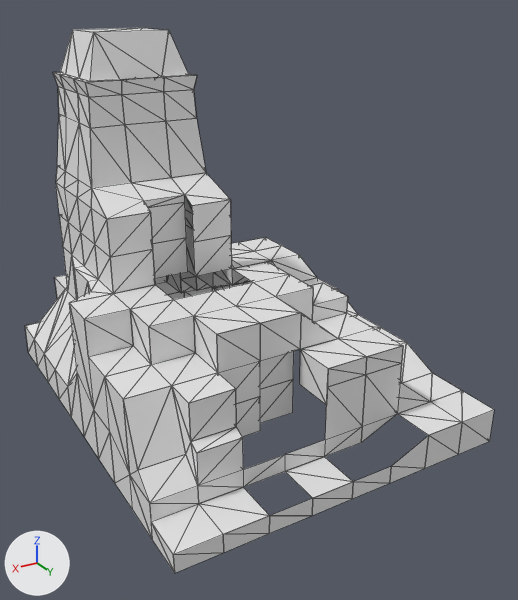
The Blender file client/models/maps/map103.blend: old version first, new version second.
The view is the same before and after, from a 50 mm camera at (3.306, 5.402, 2.565) aimed at (1.055, 1.65, 0.689). Arrows for +X, +Y and +Z are at lower left; the lights stay in place. Mesh edges are drawn as thin lines.

Names of what the first picture shows: 'map103'.
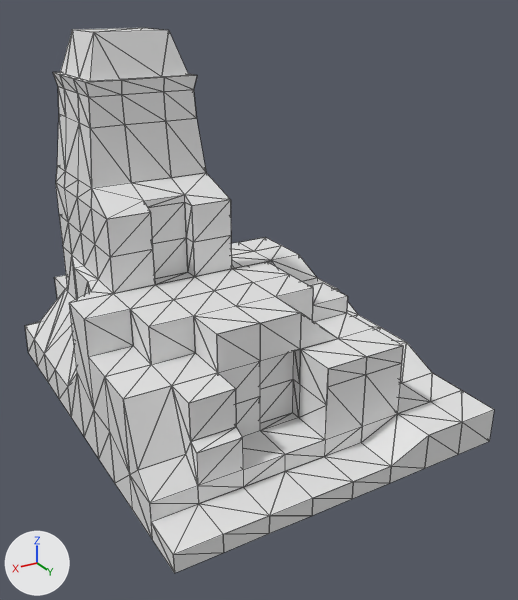
The edits, one by one:
me_map103 is used by ob_map103; location (0.0, 0.0, 0.0); scale (0.01, 0.01, 0.01).
me_map103 had 1815 vertices, 605 faces and spanned x 0.0..224.0, y 0.0..280.0, z -12.0..234.0.
me_map103 now has 1908 vertices, 636 faces and spans x 0.0..224.0, y 0.0..280.0, z -12.0..234.0.
me_map103 part 1: the loose piece of 3 vertices spanning x 112.0..140.0, y 252.0..280.0, z 0.0 is copied, and the copy is moved by (0.0, -28.0, 12.0); it spans x 112.0..140.0, y 224.0..252.0, z 12.0.
me_map103 part 2: the loose piece of 3 vertices spanning x 112.0..140.0, y 252.0..280.0, z 0.0 is copied, and the copy is moved by (0.0, -28.0, 12.0); it spans x 112.0..140.0, y 224.0..252.0, z 12.0.
me_map103 part 3: the loose piece of 3 vertices spanning x 140.0..168.0, y 168.0..196.0, z 84.0 is copied, and the copy is moved by (0.0, -28.0, 0.0); it spans x 140.0..168.0, y 140.0..168.0, z 84.0.
me_map103 part 4: the loose piece of 3 vertices spanning x 140.0..168.0, y 168.0..196.0, z 84.0 is copied, and the copy is moved by (0.0, -28.0, 0.0); it spans x 140.0..168.0, y 140.0..168.0, z 84.0.
Part 5, on me_map103:
70 faces are deleted.
27 vertices are added at x 56.0..168.0, y 103.0..252.0, z 12.0..207.0.
16 new vertices lie (-28.0, 0.0, 0.0) away from vertices in x 112.0..196.0, y 130.0..280.0, z 0.0..137.0.
9 new vertices lie (28.0, 0.0, 0.0) away from vertices in x 84.0..140.0, y 140.0..280.0, z 0.0..132.0.
7 new vertices lie (0.0, 0.0, -24.0) away from vertices in x 56.0..140.0, y 140.0..252.0, z 36.0..108.0.
6 new vertices lie (0.0, -28.0, 0.0) away from vertices in x 112.0..168.0, y 168.0..280.0, z 0.0..84.0.
6 new vertices lie (0.0, 0.0, 24.0) away from vertices in x 56.0..140.0, y 130.0..280.0, z -12.0..108.0.
5 new vertices lie (28.0, 0.0, 12.0) away from vertices in x 56.0..140.0, y 280.0, z -12.0.
5 new vertices lie (28.0, 0.0, 0.0) away from vertices in x 112.0..140.0, y 103.0..252.0, z 0.0..207.0.
97 new faces join them.

Location of each change, [x1, y1, x2, y2] in pixels of the pictures (518 x 600 px; the box of a moved part takes in the faces that stretch with it):
part 1 of me_map103, added
    after: [261, 418, 325, 440]
part 2 of me_map103, added
    after: [261, 431, 323, 454]
part 3 of me_map103, added
    after: [175, 277, 214, 299]
part 4 of me_map103, added
    after: [156, 277, 194, 300]
part 5 of me_map103, moved or reshaped
    before: [92, 173, 462, 534]
    after: [92, 77, 462, 534]
